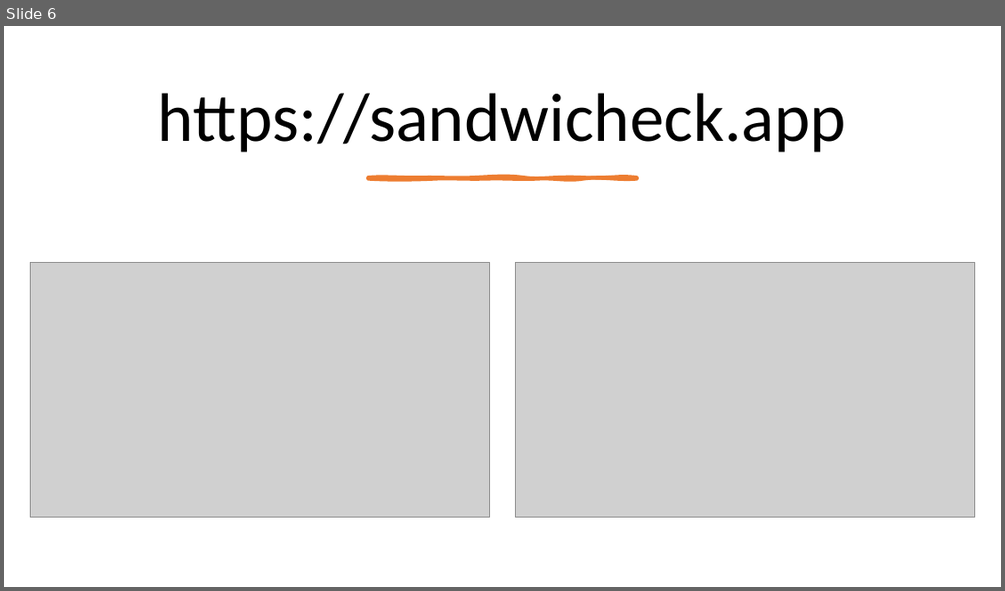
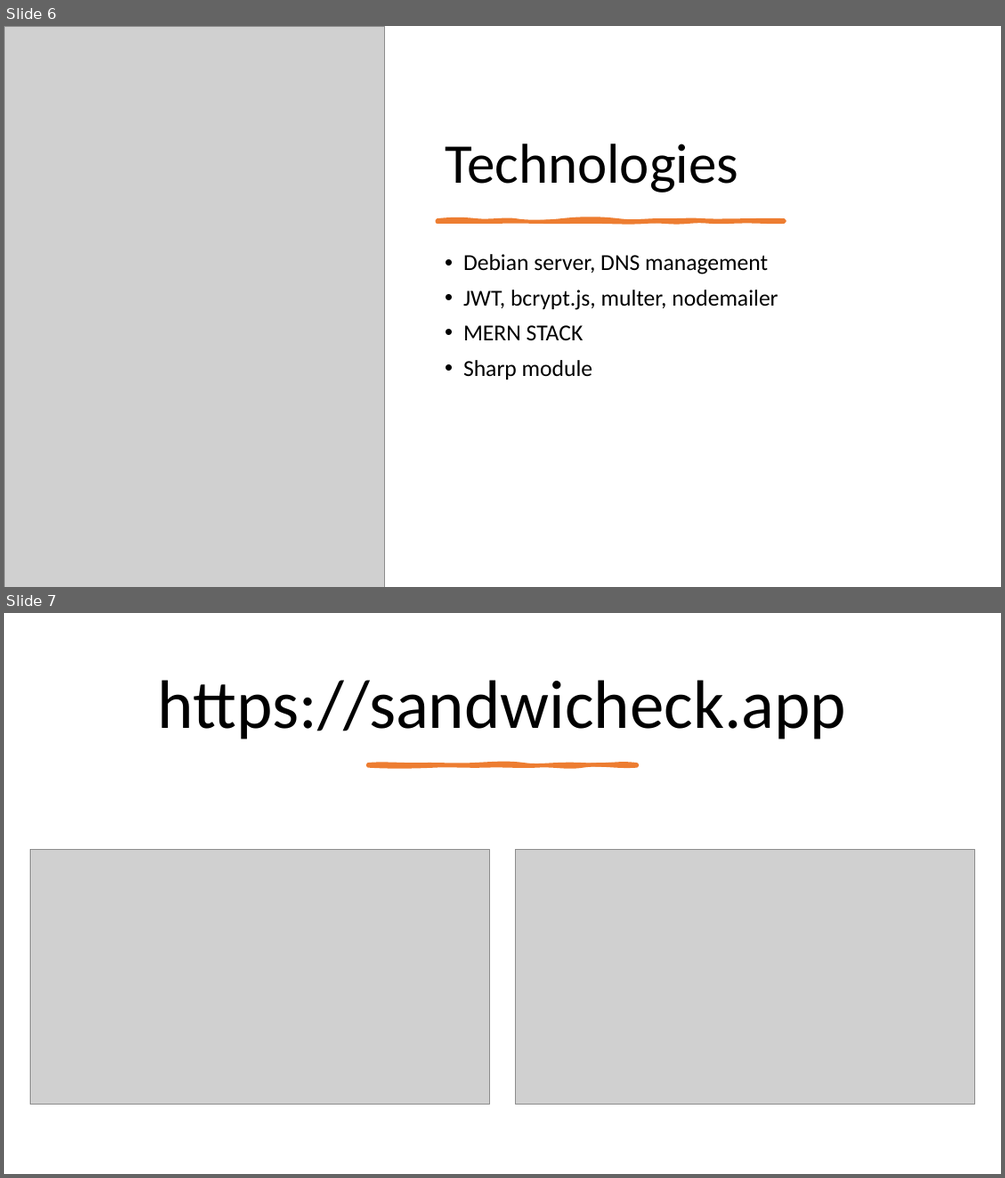
Before and after one commit to mbukh/SandwiCheck, a slide deck: Presentation.pptx. Shown one above the other, each under a label of ours: slide 6 before the commit, slides 6 and 7 after it. The pictures are 1005x591 and 1005x1178 pixels, drawn with LibreOffice and Linux fonts; fonts in the diff are those of the drawing; grey boxes stand for pictures. Boxes give left, top, right and bottom in pixels: in the first picture for what was removed or moved away, otherwise in the second. Text is boxed around its words. In the diff, an @@ line names an element or a change of style, - is before the commit and + after.

Commit message:
update

```diff
--- a/Presentation.pptx
+++ b/Presentation.pptx
@@ slide 6 added at box(4, 26, 1001, 587), background #FFFFFF @@
@@ picture added at box(4, 26, 385, 587) @@
@@ title added at box(445, 143, 738, 192), 54 pt, text #000000 @@
+Technologies
@@ freeform shape added at box(437, 220, 784, 222), fill #ED7D31, outline #ED7D31 3.5 pt @@
@@ text added at box(463, 254, 777, 379), 22 pt, text #000000 @@
+• Debian server, DNS management
+• JWT, bcrypt.js, multer, nodemailer
+• MERN STACK
+• Sharp module
@@ what was slide 6 is now slide 7 @@
```
